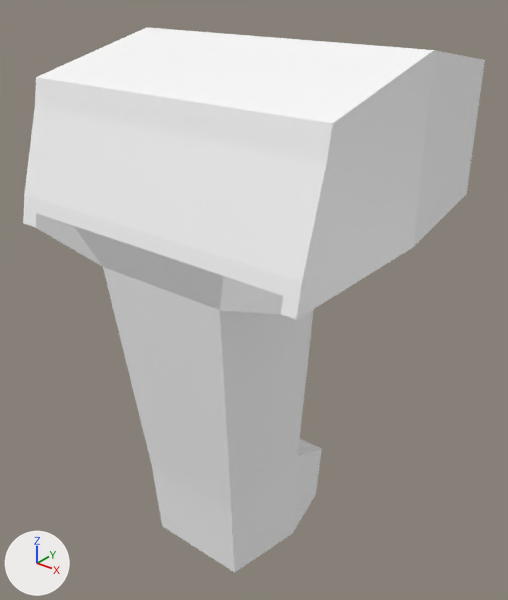
Before and after pictures for a commit that changed the glTF model assets/objects/Tools/Scanner/Scanner.glb.
Before and after are seen from a 50 mm lens placed at (1.56, -1.72, 1.97), pointed at (-0.06, 0.31, 0.71). Arrows for +X, +Y and +Z are at lower left; the lights stay in place. The picture after the commit comes second. Vertices at exactly the same position are counted once.
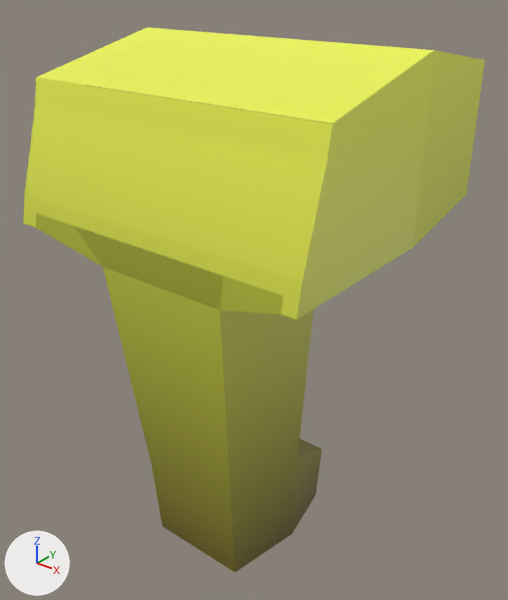
Where the change shows, as pixel boxes (x1, y1, x2, y2) in the pictures (508 x 600 px):
'Cube', surface changed (white to yellow): (23, 27, 485, 572) in both

What changed in the scene script:
```text
Add img_base_texture:
    img_base_texture = load_image('Base Texture', '_unpacked/Base_Texture', 1024, 1024, 'sRGB')
Change mat_material:
    remove mat_material.base_color = (1.0, 1.0, 1.0)  # white #ffffff
    add mat_material.texture = img_base_texture
Change me_cube:
    where me_cube.from_pydata(...)  # 152 vertices, 300 faces; spans x -0.62..0.6, y -0.34..1.02, z -0.35..1.72
    used by ob_cube; location = (0.0, 0.0, 0.0)
    me_cube part 1: texture (UV) coordinates of 300 of 300 faces, centred in x -0.62..0.6, y -0.33..1.02, z -0.35..1.69, changed; they spanned u 0.12..0.88, v 0.0..1.0 and now span u 0.0..1.0, v 0.0..1.0
```
